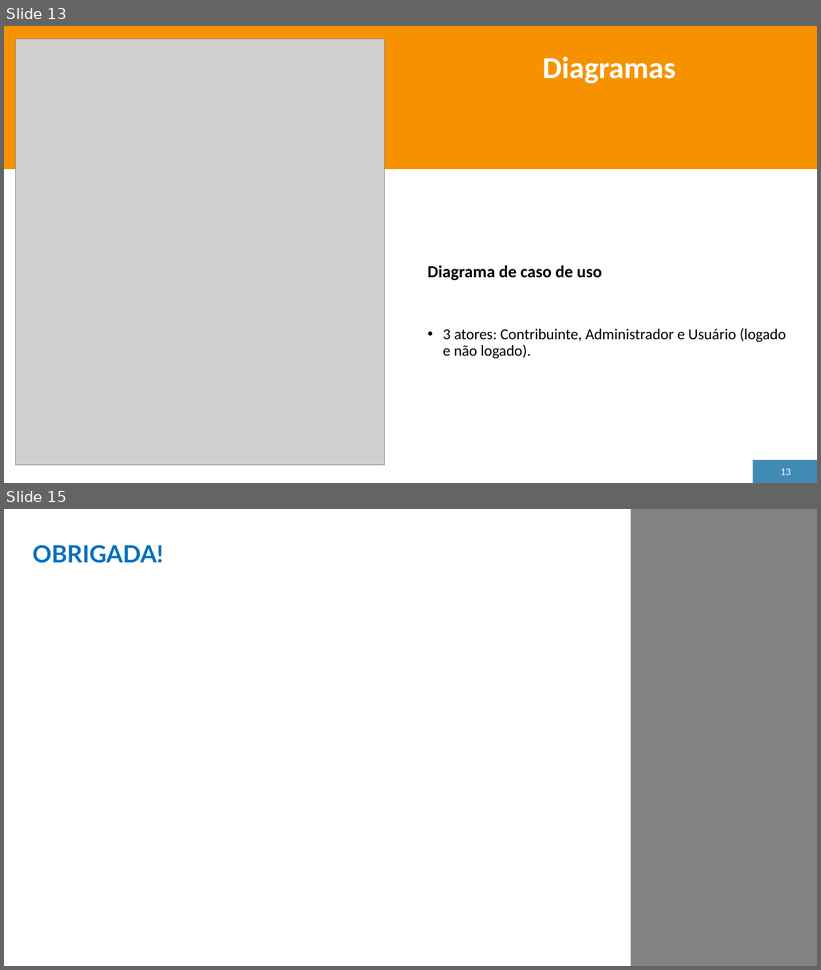
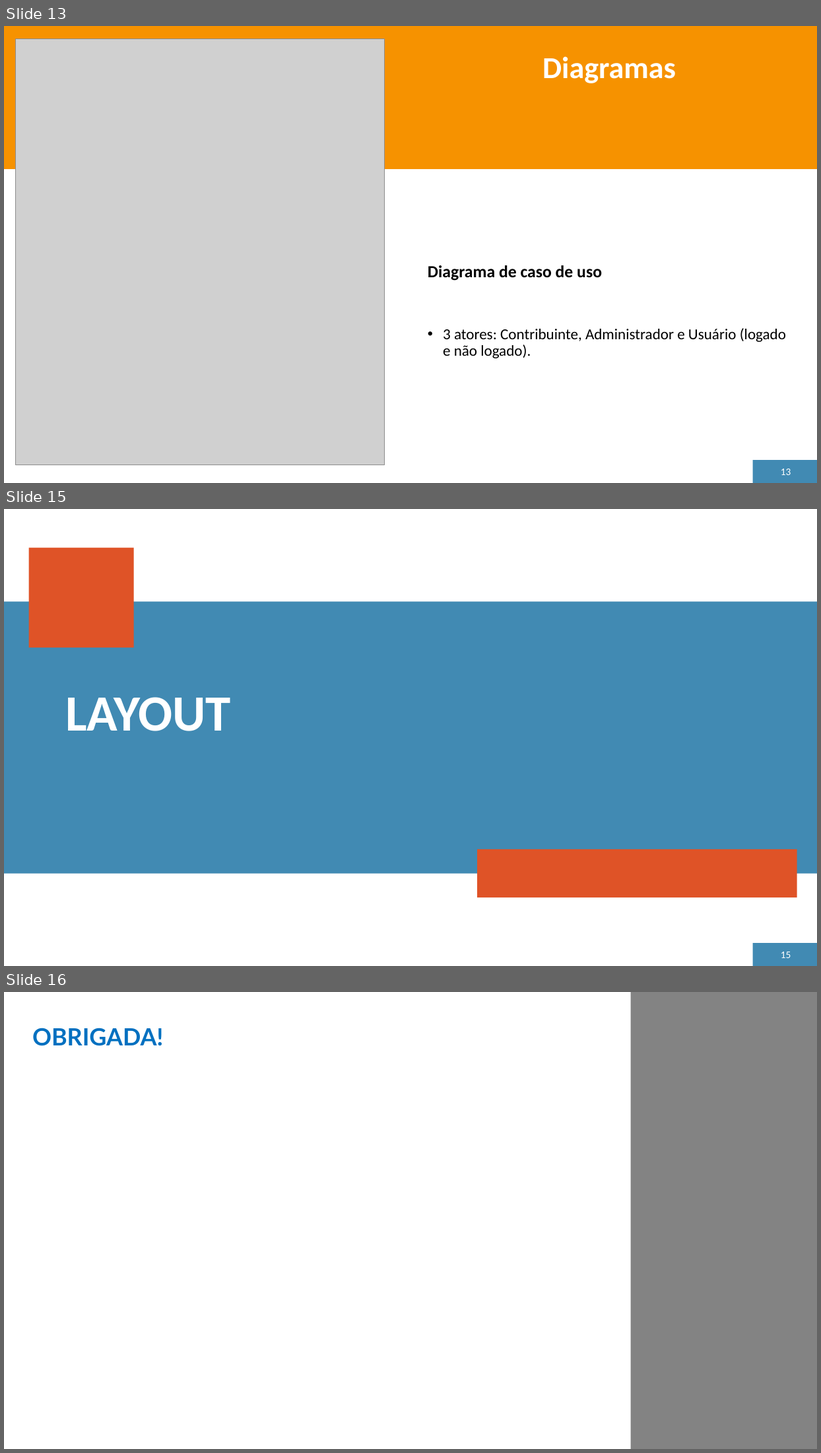
Before and after one commit to marquesluana/-PI_DSM_FATEC_1SEM2023_GRUPO2, a slide deck: Slide Apresentação PI.pptx. Shown one above the other, each under a label of ours: slides 13 and 15 before the commit, slides 13, 15 and 16 after it; the slides between them are not shown. The pictures are 821x970 and 821x1453 pixels, drawn with LibreOffice and Linux fonts; fonts in the diff are those of the drawing; grey boxes stand for pictures; background and template pictures are left out. Boxes give left, top, right and bottom in pixels: in the first picture for what was removed or moved away, otherwise in the second. Text is boxed around its words. In the diff, an @@ line names an element or a change of style, - is before the commit and + after.

```diff
--- a/Slide Apresentação PI.pptx
+++ b/Slide Apresentação PI.pptx
@@ slide 15 added at [4,509,817,966], background #FFFFFF; not listed: 2 template elements that a slide beside it also shows @@
@@ rectangle added at [4,509,817,935], fill #FFFFFF @@
@@ rectangle added at [29,547,134,648], fill #DF5327 @@
@@ rectangle added at [4,601,817,874], fill #418AB3 @@
@@ title added at [65,697,230,731], 60 pt, text #FFFFFF, bold @@
+LAYOUT
@@ rectangle added at [477,850,797,898], fill #DF5327 @@
@@ page number added at [781,952,791,958], 12 pt, text #FFFFFF @@
+15
@@ what was slide 15 is now slide 16 @@
```
Also in this commit, not shown: 1 slide changed, 2 other files.
